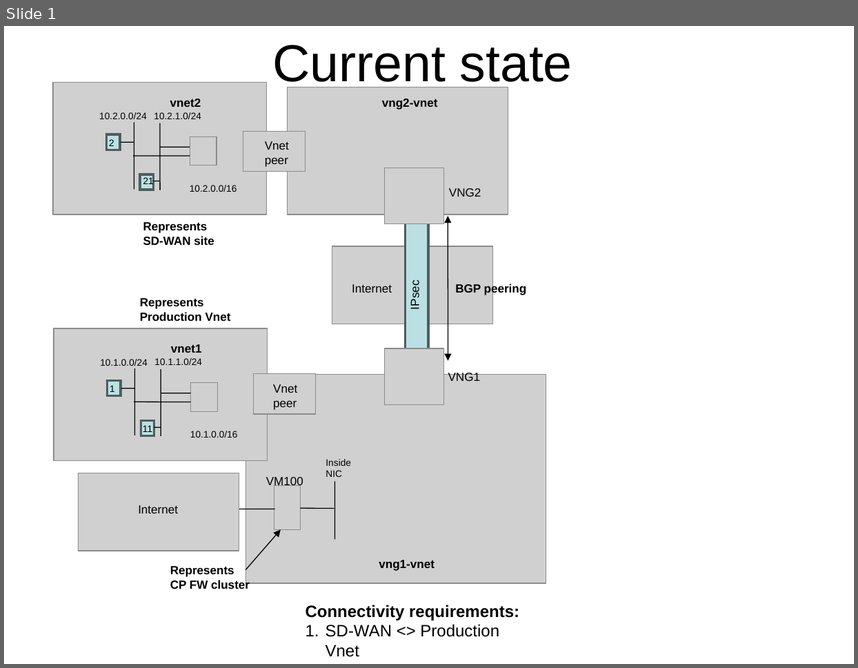
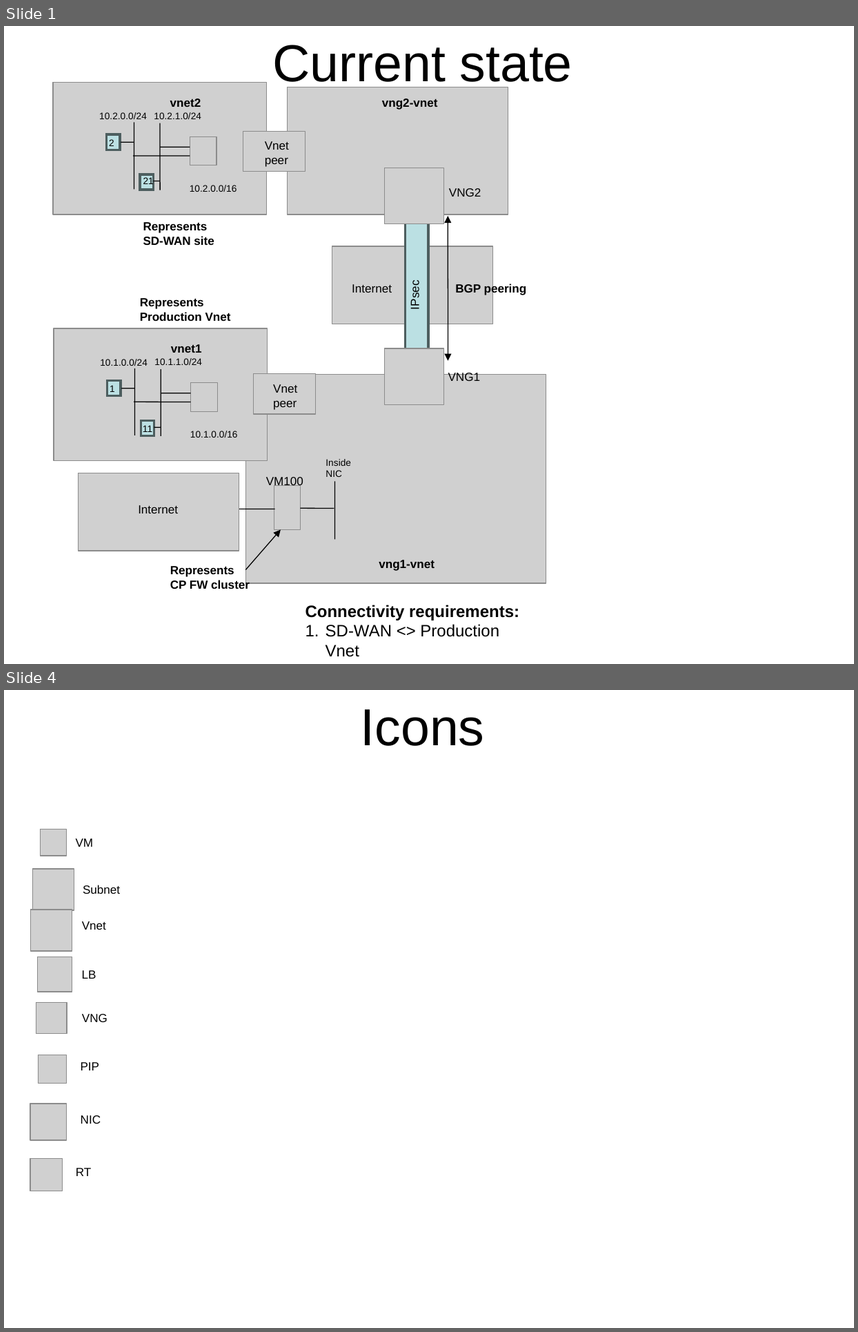
Before and after one commit to hans-vvv/Azure, a slide deck: Demo2/Azure Demo.ppt. Shown one above the other, each under a label of ours: slide 1 before the commit, slides 1 and 4 after it; the slides between them are not shown. The pictures are 858x668 and 858x1332 pixels, drawn with LibreOffice and Linux fonts; fonts in the diff are those of the drawing; grey boxes stand for pictures. Boxes give left, top, right and bottom in pixels: in the first picture for what was removed or moved away, otherwise in the second. Text is boxed around its words. In the diff, an @@ line names an element or a change of style, - is before the commit and + after.

```diff
--- a/Demo2/Azure Demo.ppt
+++ b/Demo2/Azure Demo.ppt
@@ slide 4 added at bbox=[4, 690, 854, 1328], background #FFFFFF @@
@@ title added at bbox=[361, 709, 485, 746], 44 pt, text #000000 @@
+Icons
@@ picture added at bbox=[40, 829, 66, 855] @@
@@ text added at bbox=[76, 838, 94, 847], 10 pt, text #000000 @@
+VM
@@ picture added at bbox=[33, 869, 74, 910] @@
@@ text added at bbox=[83, 885, 120, 894], 10 pt, text #000000 @@
+Subnet
@@ picture added at bbox=[30, 909, 72, 951] @@
@@ text added at bbox=[82, 921, 106, 929], 10 pt, text #000000 @@
+Vnet
@@ picture added at bbox=[37, 957, 72, 992] @@
@@ text added at bbox=[82, 970, 96, 978], 10 pt, text #000000 @@
+LB
@@ picture added at bbox=[36, 1002, 67, 1032] @@
@@ text added at bbox=[82, 1014, 107, 1022], 10 pt, text #000000 @@
+VNG
@@ picture added at bbox=[38, 1055, 66, 1083] @@
@@ text added at bbox=[81, 1062, 99, 1070], 10 pt, text #000000 @@
+PIP
@@ picture added at bbox=[30, 1103, 67, 1140] @@
@@ text added at bbox=[81, 1115, 101, 1123], 10 pt, text #000000 @@
+NIC
@@ picture added at bbox=[30, 1159, 63, 1191] @@
@@ text added at bbox=[76, 1167, 91, 1176], 10 pt, text #000000 @@
+RT
```
Also in this commit, not shown: 2 other slides added.
